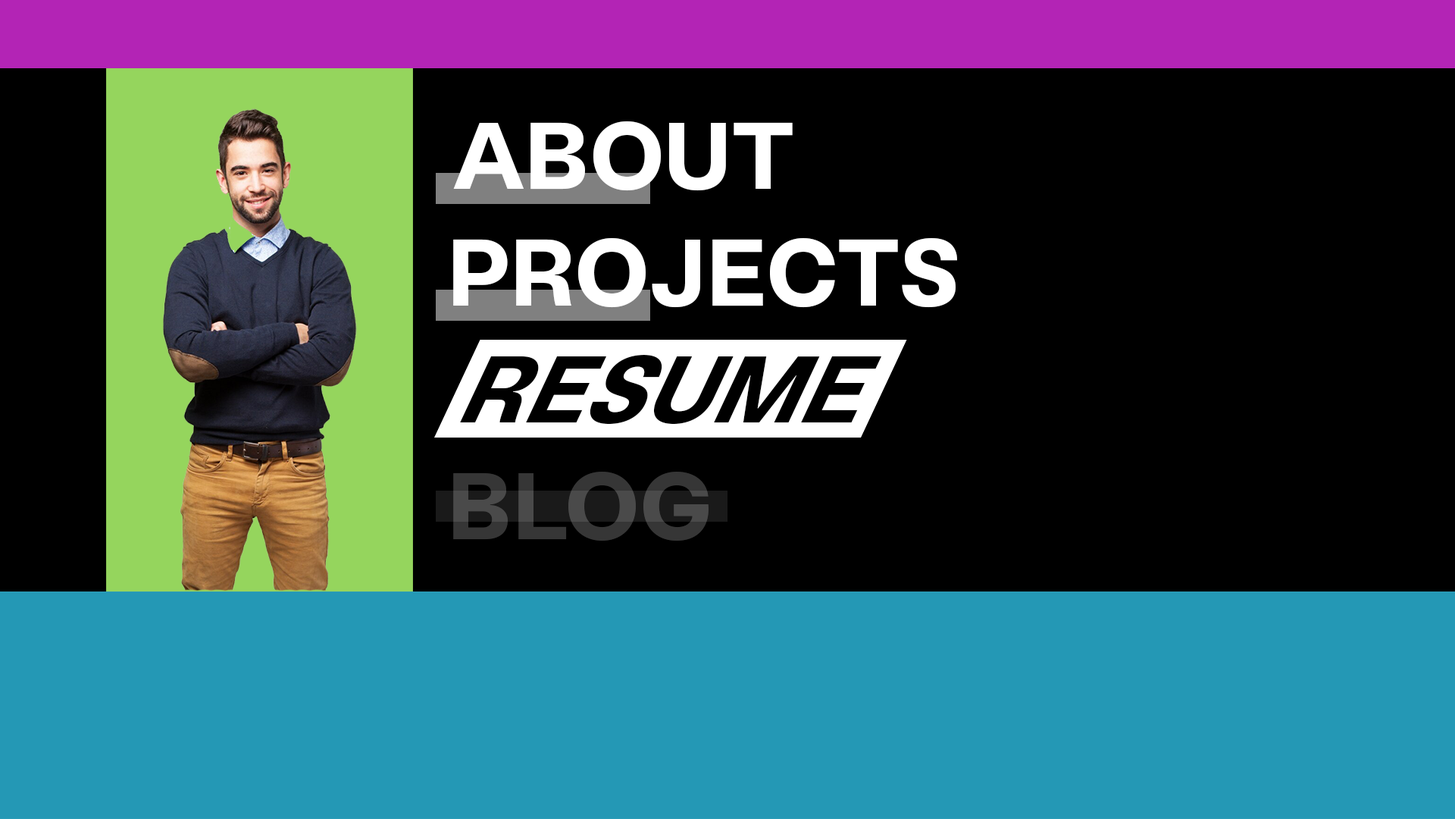
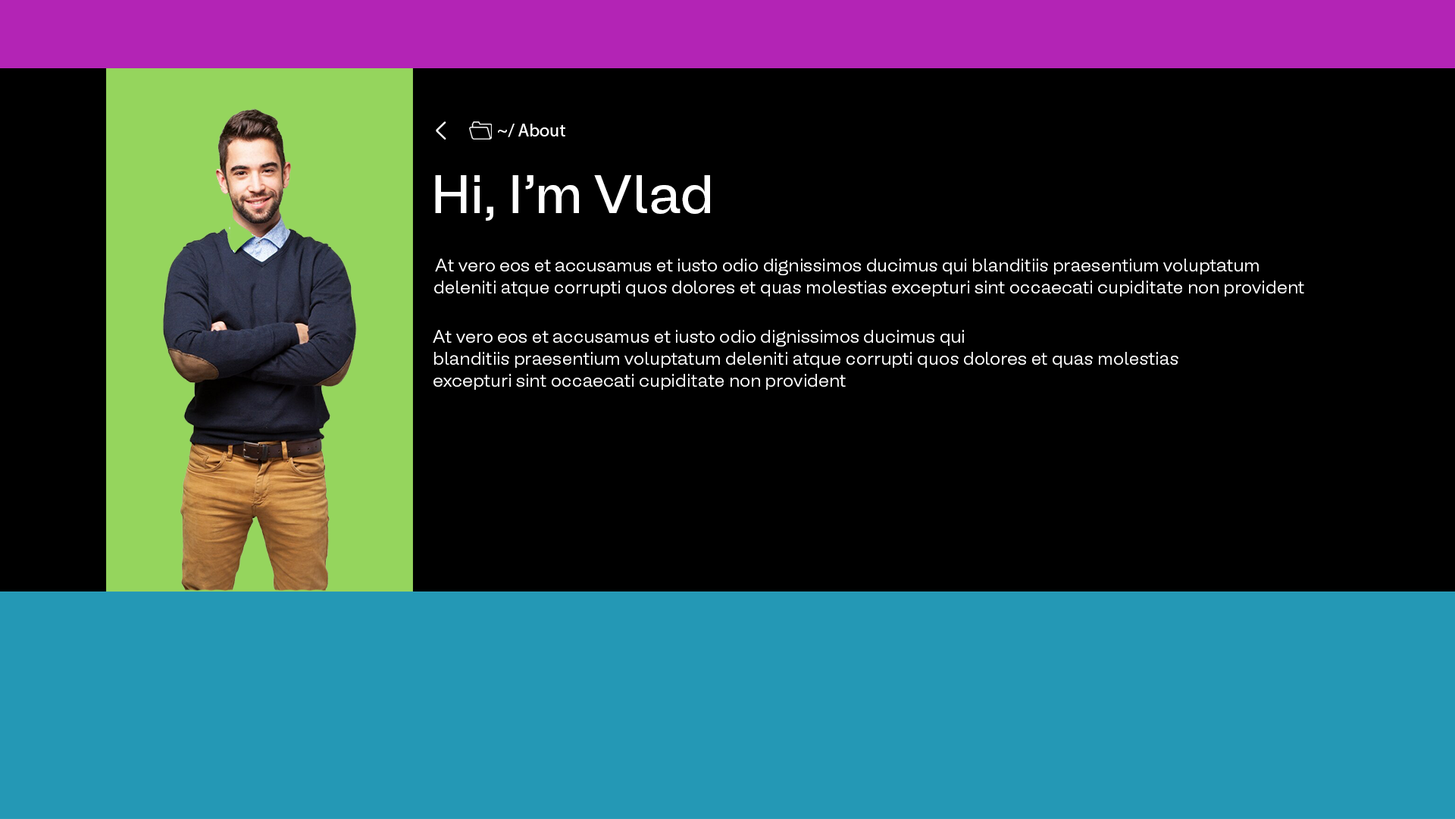
Layered file, before and after one edit (1455x819). Changes by layer:
showed group "S_About" (8 layers) over [432, 121, 1305, 390]
hid group "Menu" (12 layers) over [434, 121, 958, 542]
